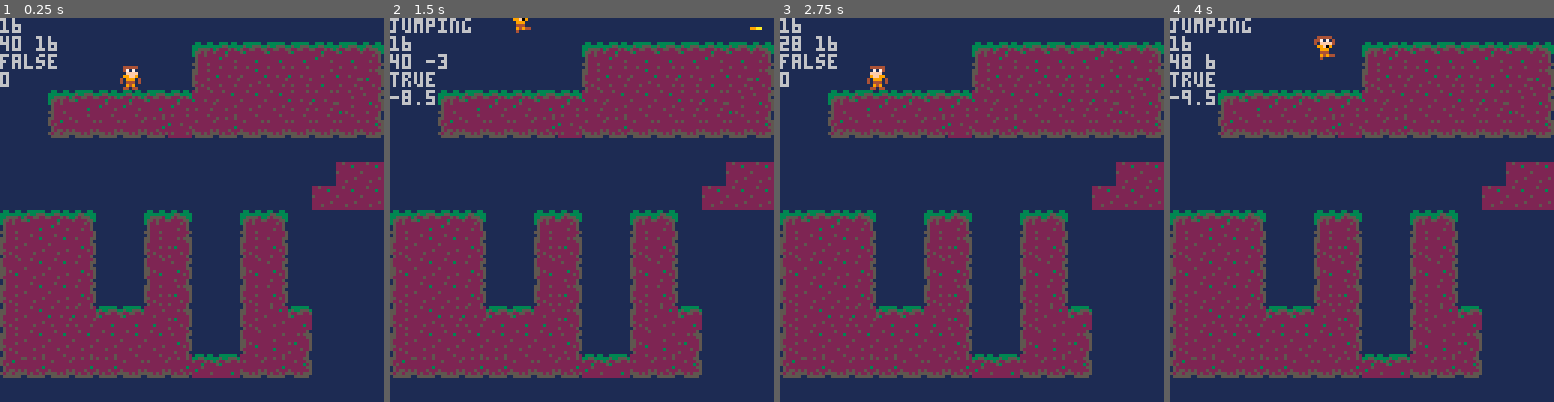
Above: before the commit, frames 1-4 (left to right).
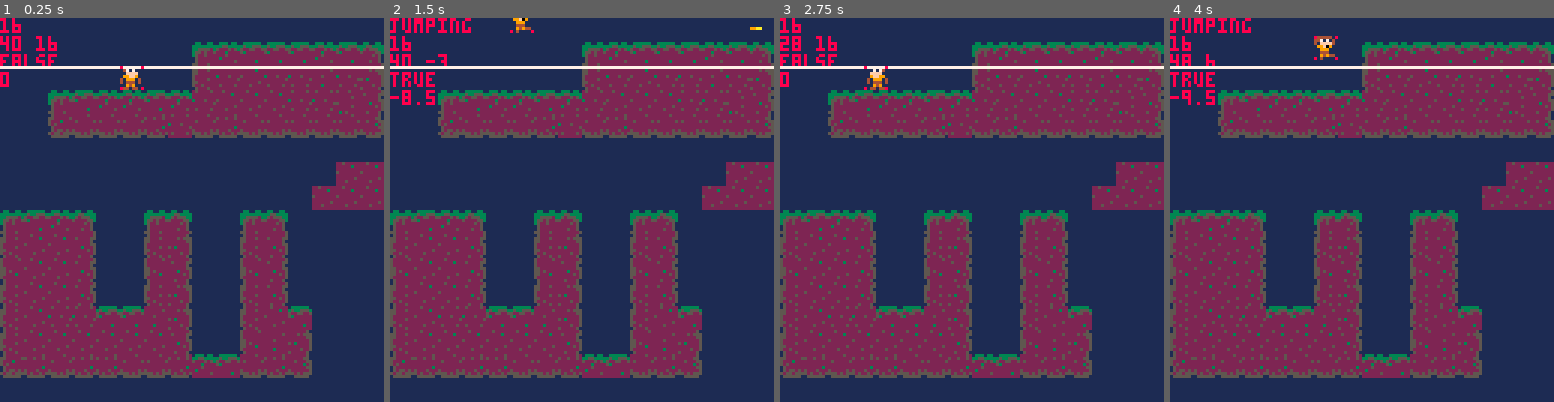
Above: after the commit, the same moments.

Repository: RicoP/picowiese
Game: PICO-8 cartridge mmm.p8
Same seed, same stepped clock (60 frames per second), same inputs: the game is played once before the commit and once after it.
Inputs:
- Up to frame 1 (0.25 s): no input
- Up to frame 2 (1.5 s): tap O (Z key) at 0.33, 0.7, 1.43 s; tap X (X key) at 1.07 s
- Up to frame 3 (2.75 s): hold Left 1.97-2.37 s; tap X (X key) at 2.07, 2.4, 2.73 s; tap O (Z key) at 2.22 s; hold Down from 2.42 s (still down)
- Up to frame 4 (4 s): release Down at 2.82 s; hold Right 2.87-3.53 s; tap X (X key) at 3.07, 3.4, 3.73 s; tap O (Z key) at 3.1, 3.98 s; hold Up from 3.58 s (still down)

The runs differ from the first frame. In frame 1, 1.4% of the frame differs, in the area x 0-100%, y 0-19%; in frame 2, 1.9%, in the area x 0-100%, y 0-23%; in frame 3, 1.4%; in frame 4, 1.9%.

Commit message:
Mon Jun 17 22:41:47 CEST 2019

Diff:
--- a/mmm.p8
+++ b/mmm.p8
@@ -101,11 +101,11 @@
  end
 
  --debug
- --line(0, p.groundlevel, 128, p.groundlevel, 7)
- --pset(p.x, p.y, 8)
- --pset(p.x+7, p.y, 8)
- --pset(p.x, p.y+7, 8)
- --pset(p.x+7, p.y+7, 8)
+ line(0, p.groundlevel, 128, p.groundlevel, 7)
+ pset(p.x, p.y, 8)
+ pset(p.x+7, p.y, 8)
+ pset(p.x, p.y+7, 8)
+ pset(p.x+7, p.y+7, 8)
 
  g_frame = g_frame + 1
 end
@@ -146,7 +146,7 @@
  end
 end
 
-function apply_hero_jumping2()
+function apply_hero_jumping()
  if p.jumpvel >= 0 then return end
 
  print("jumping")
@@ -173,36 +173,6 @@
  end
 end
 
-function apply_hero_jumping()
- --jumping
- local y = p.y
- local jumpvel = p.jumpvel
-
- if btnd(🅾️) and y == p.groundlevel then
-  jumpvel = p_jumpstrength
- end
-
- y -= jumpvel
- jumpvel -= 0.5
-
- if y >= p.groundlevel then
-  y = p.groundlevel
-  jumpvel = 0
- end
-
- if calc_groundlevel(p.x,y) != p.groundlevel then
-  -- hitting the ceiling but
-  -- being off by just a little
-  -- bit. round player position
-  p.y = flr(p.y/8)*8
-  p.jumpvel = 0
-  return
- end
-
- p.y = y
- p.jumpvel = jumpvel
-end
-
 function apply_hero_movement()
  if p.state == p_state_stand then return end
  local x1 = p.x
@@ -233,8 +203,7 @@
 
  local oldx = p.x
  apply_hero_falling()
- apply_hero_jumping2()
- --apply_hero_jumping()
+ apply_hero_jumping()
  apply_hero_movement()
  if oldx == p.x then
   p.state = p_state_stand
